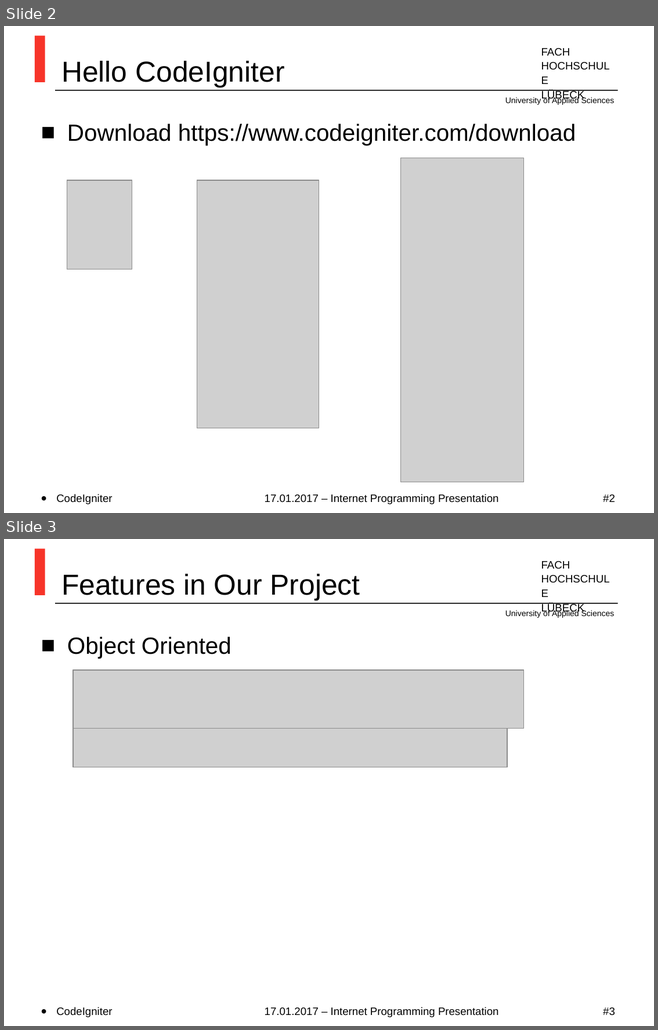
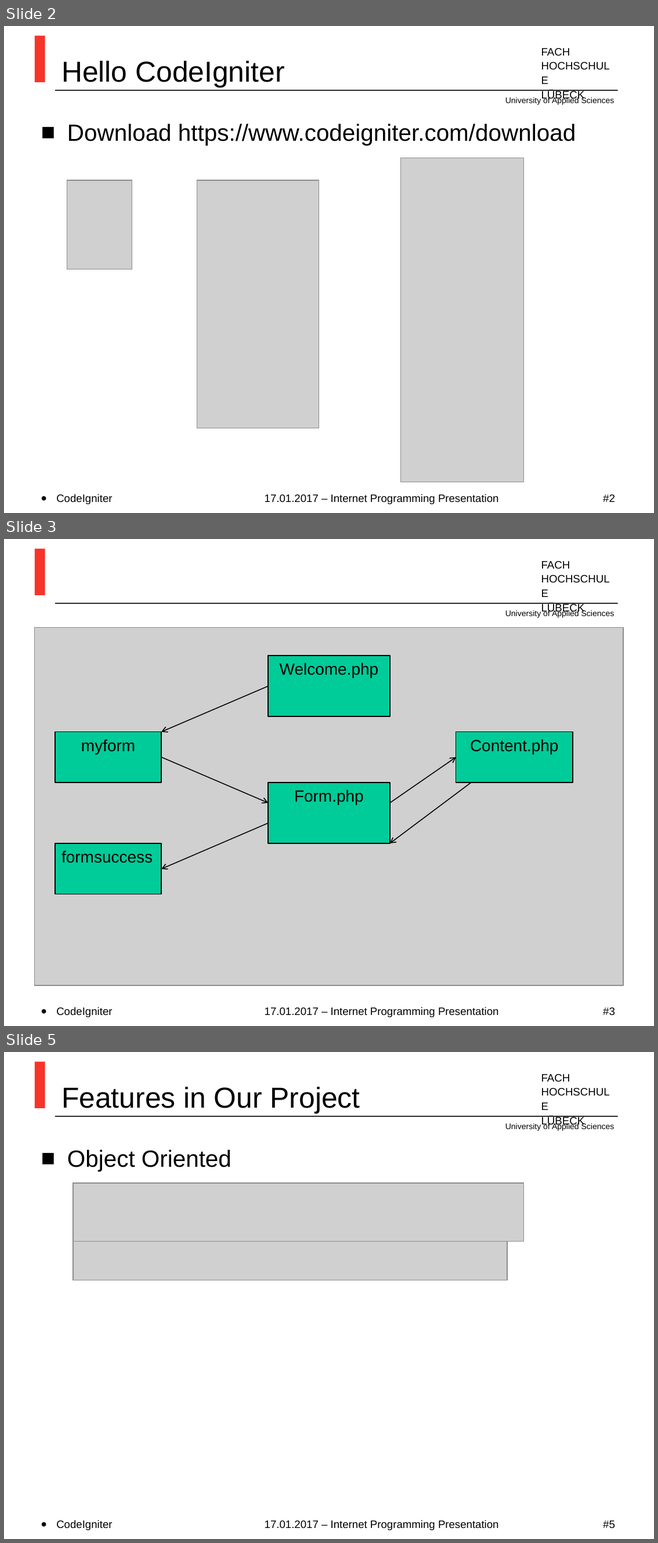
Before and after one commit to MirrShad/TiniBlog, a slide deck: Index.ppt. Shown one above the other, each under a label of ours: slides 2 and 3 before the commit, slides 2, 3 and 5 after it; the slides between them are not shown. The pictures are 658x1030 and 658x1543 pixels, drawn with LibreOffice and Linux fonts; fonts in the diff are those of the drawing; grey boxes stand for pictures; background and template pictures are left out. Boxes give left, top, right and bottom in pixels: in the first picture for what was removed or moved away, otherwise in the second. Text is boxed around its words. In the diff, an @@ line names an element or a change of style, - is before the commit and + after.

```diff
--- a/Index.ppt
+++ b/Index.ppt
@@ slide 3 added at (4,539,654,1026), background #FFFFFF; not listed: 4 template elements that a slide beside it also shows @@
@@ picture added at (35,627,623,985) @@
@@ rectangle added at (268,656,389,717), fill #00CC99, outline #000000 0.99 pt, 18 pt, text #000000 @@
+Welcome.php
@@ arrow added from (268, 686) to (161, 732), #000000 0.99 pt @@
@@ rectangle added at (55,732,162,783), fill #00CC99, outline #000000 0.99 pt, 18 pt, text #000000 @@
+myform
@@ rectangle added at (455,732,572,783), fill #00CC99, outline #000000 0.99 pt, 18 pt, text #000000 @@
+Content.php
@@ arrow added from (161, 757) to (268, 803), #000000 0.99 pt @@
@@ arrow added from (390, 803) to (455, 757), #000000 0.99 pt @@
@@ rectangle added at (268,783,389,843), fill #00CC99, outline #000000 0.99 pt, 18 pt, text #000000 @@
+Form.php
@@ arrow added from (471, 783) to (390, 843), #000000 0.99 pt @@
@@ arrow added from (268, 824) to (161, 869), #000000 0.99 pt @@
@@ rectangle added at (55,843,162,895), fill #00CC99, outline #000000 0.99 pt, 18 pt, text #000000 @@
+formsuccess
@@ text added at (56,1007,112,1017), 12 pt, text #000000 @@
+• CodeIgniter
@@ text added at (264,1007,499,1017), 12 pt, text #000000 @@
+17.01.2017 – Internet Programming Presentation
@@ page number added at (603,1008,615,1015), 12 pt, text #000000 @@
+#3
@@ what was slide 3 is now slide 5 @@
@@ page number at (603,1521,615,1529): text changed @@
-#3
+#5
```
Also in this commit, not shown: 6 slides changed, 4 other slides added.
